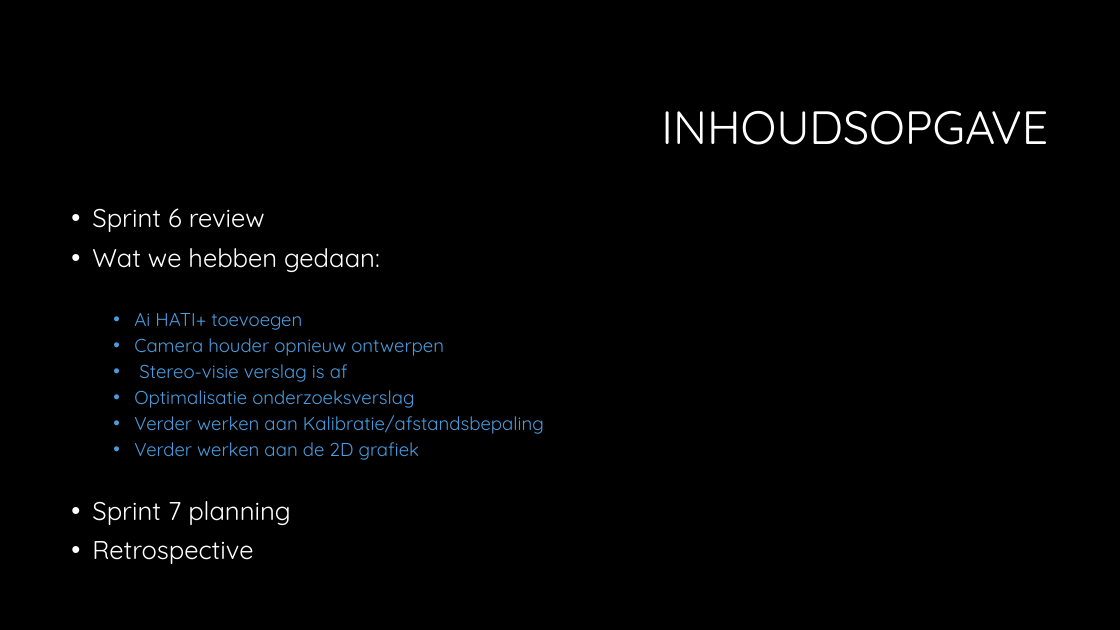
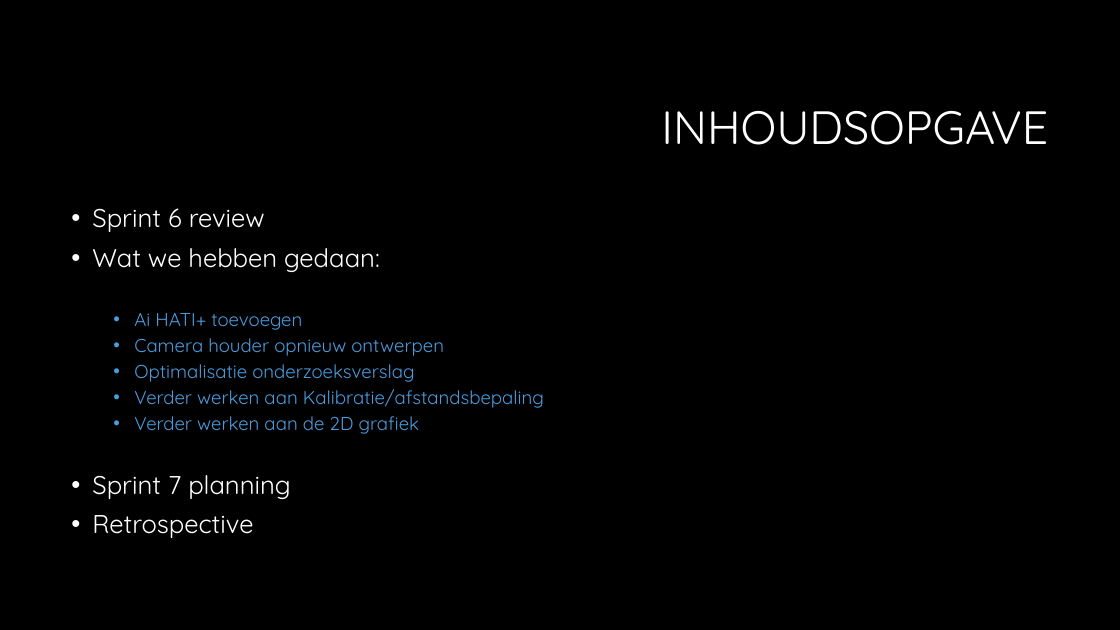
Before and after one commit to TomHeij/Project5-6, a slide deck: slide 2 of Opleverset_Project_5-6/Manage_&_Control/Presentaties/Sprint Meeting 6 Project 5-6.pptx. Drawn at 1120x630 pixels with LibreOffice and Linux fonts; fonts in the diff are those of the drawing; background and template pictures are left out. Boxes give left, top, right and bottom in pixels: in the first picture for what was removed or moved away, otherwise in the second. Text is boxed around its words. In the diff, an @@ line names an element or a change of style, - is before the commit and + after.

```diff
--- a/Opleverset_Project_5-6/Manage_&_Control/Presentaties/Sprint Meeting 6 Project 5-6.pptx
+++ b/Opleverset_Project_5-6/Manage_&_Control/Presentaties/Sprint Meeting 6 Project 5-6.pptx
@@ text at box(139, 364, 348, 382): paragraph removed @@
-  • Stereo-visie verslag is af
```
Also in this commit, not shown: 1 other slide changed, 2 other files.
